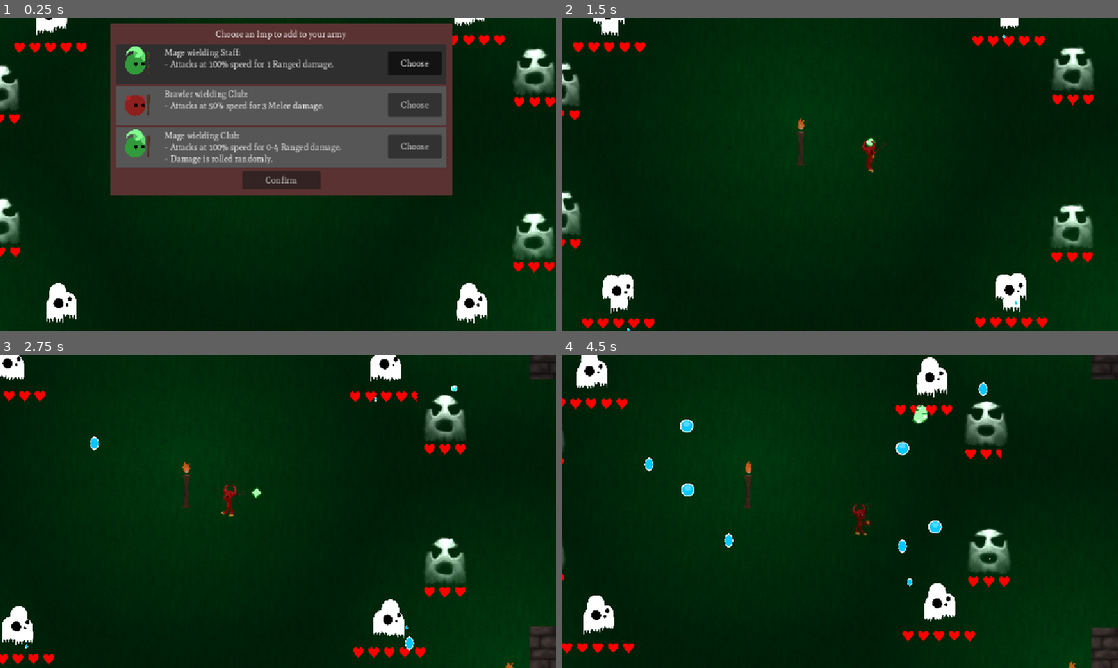
Above: before the commit, frames 1-4 (two rows, left to right).
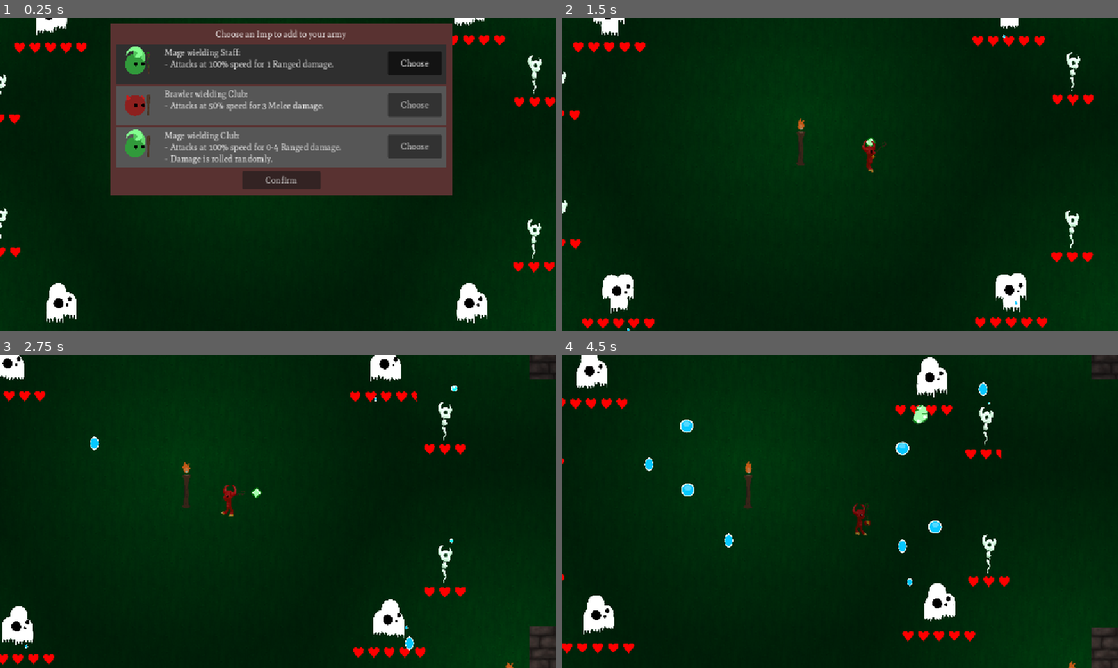
Above: after the commit, the same moments.

Repository: HoneyPony/impish-descent-future
Game: Godot game, scene res://levels/level4.tscn
Same seed, same stepped clock (60 frames per second), same inputs: the game is played once before the commit and once after it. This scene is started directly instead of the project's main scene.
Inputs (mouse positions are in pixels of both pictures, inside the frame that each line leads up to):
- Up to frame 1 (0.25 s): no input
- Up to frame 2 (1.5 s): click "Confirm" at 0.5 s; move the mouse to (962, 158) at 1.27 s; hold D (player_right) from 1.28 s (still down)
- Up to frame 3 (2.75 s): move the mouse to (166, 527) at 2.02 s; release D (player_right) at 2.03 s
- Up to frame 4 (4.5 s): move the mouse to (895, 442) at 2.77 s; hold D (player_right) 2.78-4.28 s; move the mouse to (812, 574) at 3.52 s; move the mouse to (1006, 558) at 4.27 s

The runs differ from the first frame. In frame 1, 2.1% of the frame differs, in the area x 0-100%, y 9-78%; in frame 2, 2.0%; in frame 3, 1.4%; in frame 4, 1.5%.

Commit message:
Ghost appearance adjustments & hit anim

Diff:
--- a/enemies/ghost_base.gd
+++ b/enemies/ghost_base.gd
@@ -95,6 +95,9 @@
 func on_death(body):
 	pass
 
+func on_hit(body):
+	pass
+
 func _on_hazard_body_entered(body):
 	if collision_timeouts.get(body, -1.0) > 0.0:
 		return
@@ -102,6 +105,7 @@
 	# Call hit_target() first in case the damage gets buffed.
 	body.hit_target(self)
 	health -= body.damage
+	on_hit(body)
 
 	# Time out collision
 	collision_timeouts[body] = body.slowness
--- a/enemies/simple_ghost.gd
+++ b/enemies/simple_ghost.gd
@@ -8,6 +8,10 @@
 	init_ghost_base()
 	health = max_health
 	fire_timer = randf_range(0, 2.3)
+
+func on_hit(body):
+	%AnimationPlayer.stop()
+	%AnimationPlayer.play("hit")
 
 func handle_simple_projectile(delta):
 	#if current_projectile != null:
--- a/enemies/simple_ghost.tscn
+++ b/enemies/simple_ghost.tscn
@@ -1,7 +1,7 @@
-[gd_scene load_steps=10 format=3 uid="uid://rl585tjhmod7"]
+[gd_scene load_steps=13 format=3 uid="uid://rl585tjhmod7"]
 
-[ext_resource type="Texture2D" uid="uid://ws5gduar7c47" path="res://enemies/enemy1.png" id="1_4xqsb"]
 [ext_resource type="Script" uid="uid://ysaxhowl7k7j" path="res://enemies/simple_ghost.gd" id="1_n6c1y"]
+[ext_resource type="Texture2D" uid="uid://62502e2wthke" path="res://enemies/ghost-brawler-maybe-1.png" id="2_q0ajj"]
 [ext_resource type="PackedScene" uid="uid://c28o3vm70ky5b" path="res://health/health.tscn" id="3_kq0l4"]
 
 [sub_resource type="Shader" id="Shader_q0ajj"]
@@ -11,22 +11,31 @@
 render_mode blend_add,unshaded;
 
 uniform sampler2D noise;
+// amount that our own uv affects the UV that we sample the noise from.
+uniform float uv_into_noise = 0.3;
+uniform float noise_amount = 0.2;
+
+varying vec4 vertex_color;
+
+void vertex() {
+	vertex_color = COLOR;
+}
 
 void fragment() {
 	vec2 uv = UV;
-	float uv_wiggle_scale = 0.3 + sin(TIME) * 0.05;
+	float uv_wiggle_scale = uv_into_noise + sin(TIME) * 0.05;
 	vec2 n_uv = UV * uv_wiggle_scale + vec2(TIME * 0.03, TIME * 0.05);
 	n_uv = mod(n_uv, vec2(1.0));
 	vec2 n = textureLod(noise, n_uv, 0.0).xy;
-	uv += (n - 0.5) * 0.2;
-	COLOR = texture(TEXTURE, uv);
+	uv += (n - 0.5) * noise_amount;
+	COLOR = texture(TEXTURE, uv) * vertex_color;
 
 	//COLOR.rgb = vec3(n.x);
 	//COLOR.a = 1.0;
 }"
 
 [sub_resource type="FastNoiseLite" id="FastNoiseLite_q0ajj"]
-frequency = 0.0218
+frequency = 0.028
 fractal_lacunarity = 0.98
 fractal_gain = 2.745
 
@@ -36,8 +45,11 @@
 noise = SubResource("FastNoiseLite_q0ajj")
 
 [sub_resource type="ShaderMaterial" id="ShaderMaterial_v5knm"]
+resource_local_to_scene = true
 shader = SubResource("Shader_q0ajj")
 shader_parameter/noise = SubResource("NoiseTexture2D_q0ajj")
+shader_parameter/uv_into_noise = 0.815
+shader_parameter/noise_amount = 0.065
 
 [sub_resource type="CapsuleShape2D" id="CapsuleShape2D_m148u"]
 radius = 8.0
@@ -46,17 +58,78 @@
 [sub_resource type="RectangleShape2D" id="RectangleShape2D_kr1kd"]
 size = Vector2(104, 130)
 
+[sub_resource type="Animation" id="Animation_q0ajj"]
+resource_name = "hit"
+length = 0.2
+tracks/0/type = "value"
+tracks/0/imported = false
+tracks/0/enabled = true
+tracks/0/path = NodePath("Sprite2D:material:shader_parameter/noise_amount")
+tracks/0/interp = 2
+tracks/0/loop_wrap = true
+tracks/0/keys = {
+"times": PackedFloat32Array(0, 0.2),
+"transitions": PackedFloat32Array(1, 1),
+"update": 0,
+"values": [2.0, 0.065]
+}
+tracks/1/type = "value"
+tracks/1/imported = false
+tracks/1/enabled = true
+tracks/1/path = NodePath("Sprite2D:modulate")
+tracks/1/interp = 2
+tracks/1/loop_wrap = true
+tracks/1/keys = {
+"times": PackedFloat32Array(0, 0.2),
+"transitions": PackedFloat32Array(1, 1),
+"update": 0,
+"values": [Color(1, 1, 1, 0.105882), Color(1, 1, 1, 1)]
+}
+
+[sub_resource type="Animation" id="Animation_v5knm"]
+length = 0.001
+tracks/0/type = "value"
+tracks/0/imported = false
+tracks/0/enabled = true
+tracks/0/path = NodePath("Sprite2D:material:shader_parameter/noise_amount")
+tracks/0/interp = 1
+tracks/0/loop_wrap = true
+tracks/0/keys = {
+"times": PackedFloat32Array(0),
+"transitions": PackedFloat32Array(1),
+"update": 0,
+"values": [0.065]
+}
+tracks/1/type = "value"
+tracks/1/imported = false
+tracks/1/enabled = true
+tracks/1/path = NodePath("Sprite2D:modulate")
+tracks/1/interp = 1
+tracks/1/loop_wrap = true
+tracks/1/keys = {
+"times": PackedFloat32Array(0),
+"transitions": PackedFloat32Array(1),
+"update": 0,
+"values": [Color(1, 1, 1, 1)]
+}
+
+[sub_resource type="AnimationLibrary" id="AnimationLibrary_6as8b"]
+_data = {
+&"RESET": SubResource("Animation_v5knm"),
+&"hit": SubResource("Animation_q0ajj")
+}
+
 [node name="SimpleGhost" type="CharacterBody2D" groups=["Enemy"]]
 collision_layer = 4
 script = ExtResource("1_n6c1y")
 
 [node name="Sprite2D" type="Sprite2D" parent="."]
-modulate = Color(1, 1, 1, 0.788235)
 y_sort_enabled = true
 texture_repeat = 2
 material = SubResource("ShaderMaterial_v5knm")
+position = Vector2(0, 9)
 scale = Vector2(0.25, 0.25)
-texture = ExtResource("1_4xqsb")
+texture = ExtResource("2_q0ajj")
 offset = Vector2(0, -256)
 
 [node name="CollisionShape2D" type="CollisionShape2D" parent="."]
@@ -77,4 +150,10 @@
 [node name="FireFrom" type="Marker2D" parent="."]
 position = Vector2(0, -130)
 
+[node name="AnimationPlayer" type="AnimationPlayer" parent="."]
+unique_name_in_owner = true
+libraries = {
+&"": SubResource("AnimationLibrary_6as8b")
+}
+
 [connection signal="body_entered" from="Hazard" to="." method="_on_hazard_body_entered"]
Binary file added: enemies/ghost-brawler-maybe-1.png
Not shown, added: enemies/ghost-brawler-maybe-1.png.import
Not shown, added: enemies/ghost-brawler-maybe-1.kra
Not shown, added: enemies/ghost-brawler-maybe-1.kra~
